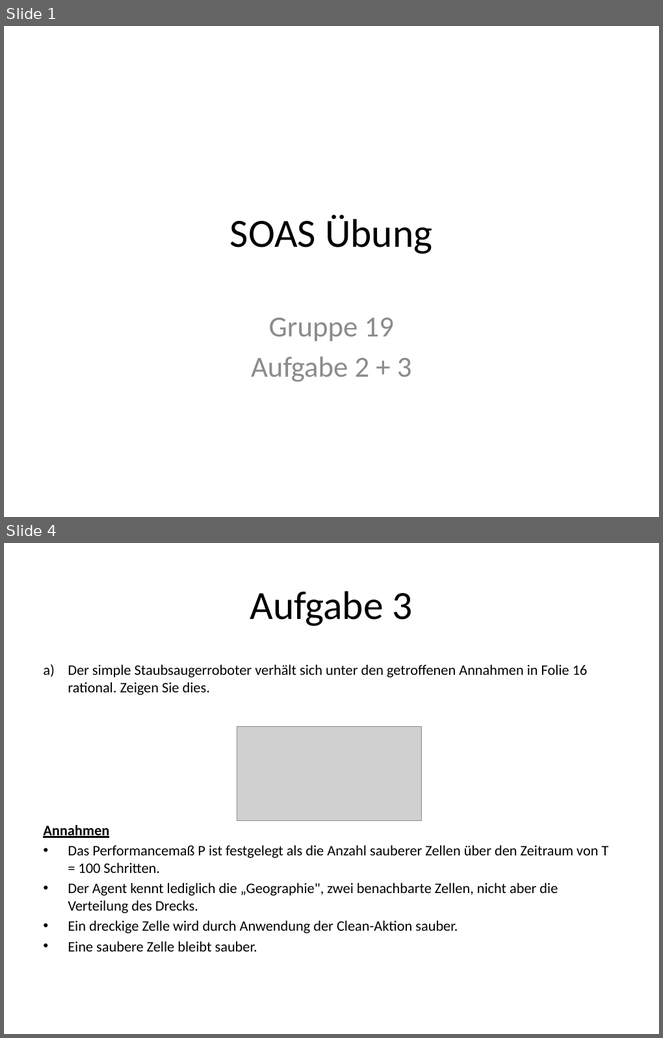
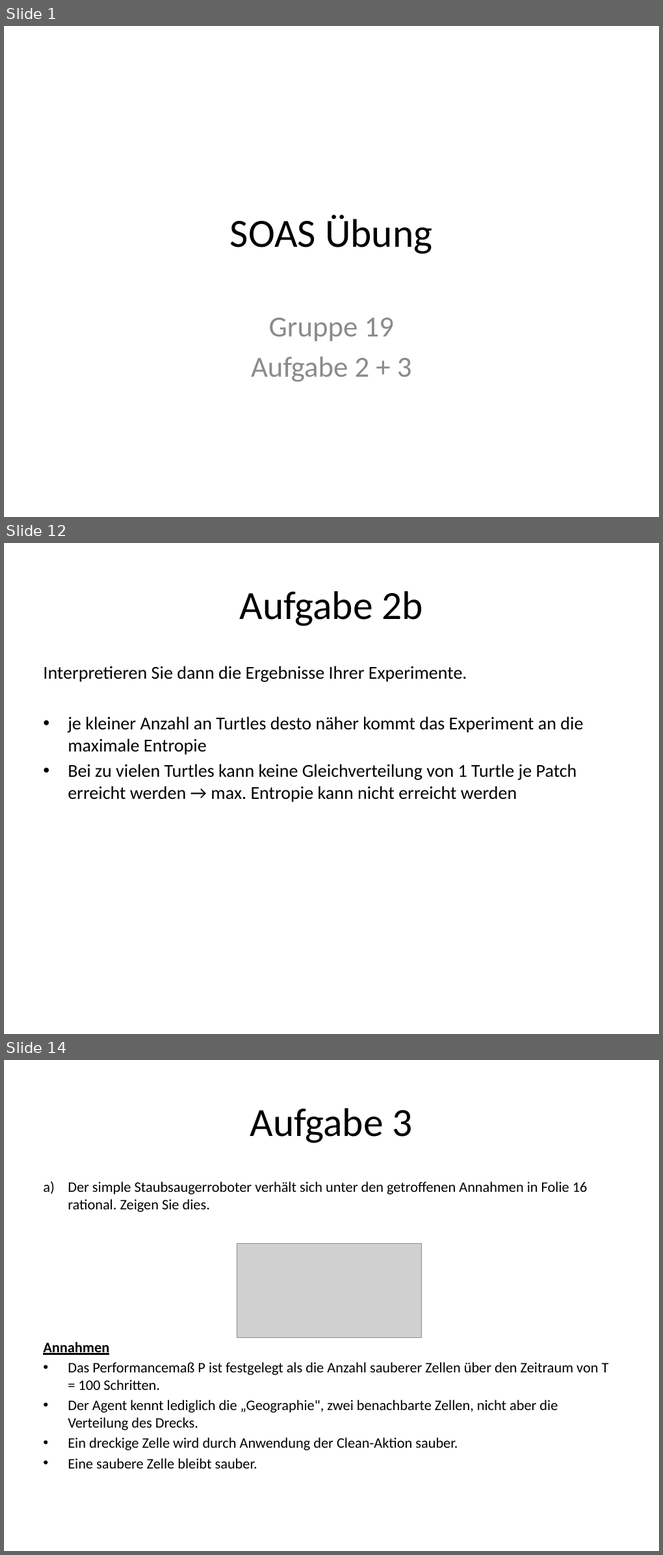
Before and after one commit to SOAS-Uni-Augsburg/ws16-17-group-19, a slide deck: Blatt-03/SOAS_uebung03.pptx. Shown one above the other, each under a label of ours: slides 1 and 4 before the commit, slides 1, 12 and 14 after it; the slides between them are not shown. The pictures are 663x1038 and 663x1555 pixels, drawn with LibreOffice and Linux fonts; fonts in the diff are those of the drawing; grey boxes stand for pictures. Boxes give left, top, right and bottom in pixels: in the first picture for what was removed or moved away, otherwise in the second. Text is boxed around its words. In the diff, an @@ line names an element or a change of style, - is before the commit and + after.

```diff
--- a/Blatt-03/SOAS_uebung03.pptx
+++ b/Blatt-03/SOAS_uebung03.pptx
@@ slide 12 added at <box>4,543,659,1034</box>, background #FFFFFF @@
@@ title added at <box>239,591,424,626</box>, 44 pt, text #000000 @@
+Aufgabe 2b
@@ text added at <box>43,666,583,802</box>, 20 pt, text #000000 @@
+Interpretieren Sie dann die Ergebnisse Ihrer Experimente.
+• je kleiner Anzahl an Turtles desto näher kommt das Experiment an die maximale Entropie
+• Bei zu vielen Turtles kann keine Gleichverteilung von 1 Turtle je Patch erreicht werden → max. Entropie kann nicht erreicht werden
@@ what was slide 4 is now slide 14 @@
```
Also in this commit, not shown: 4 slides changed, 10 other slides added, 1 slide removed, 1 other file.
